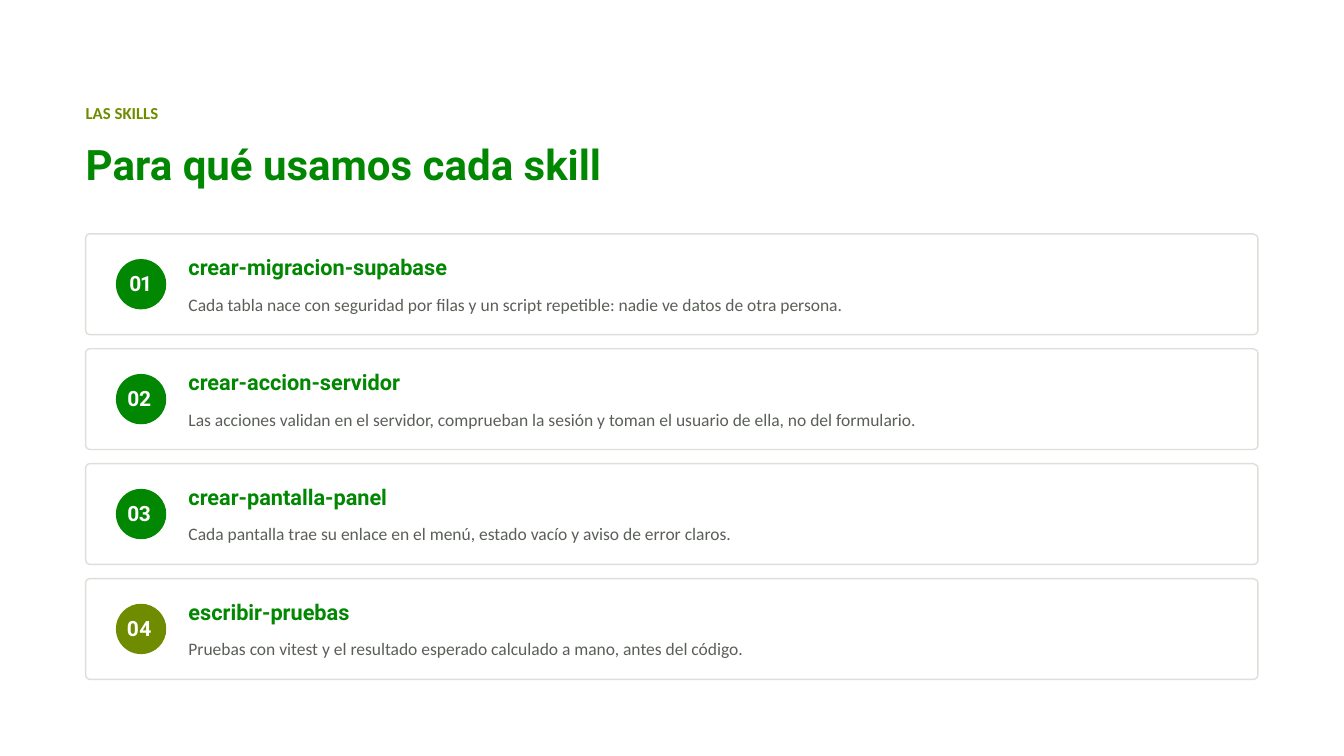
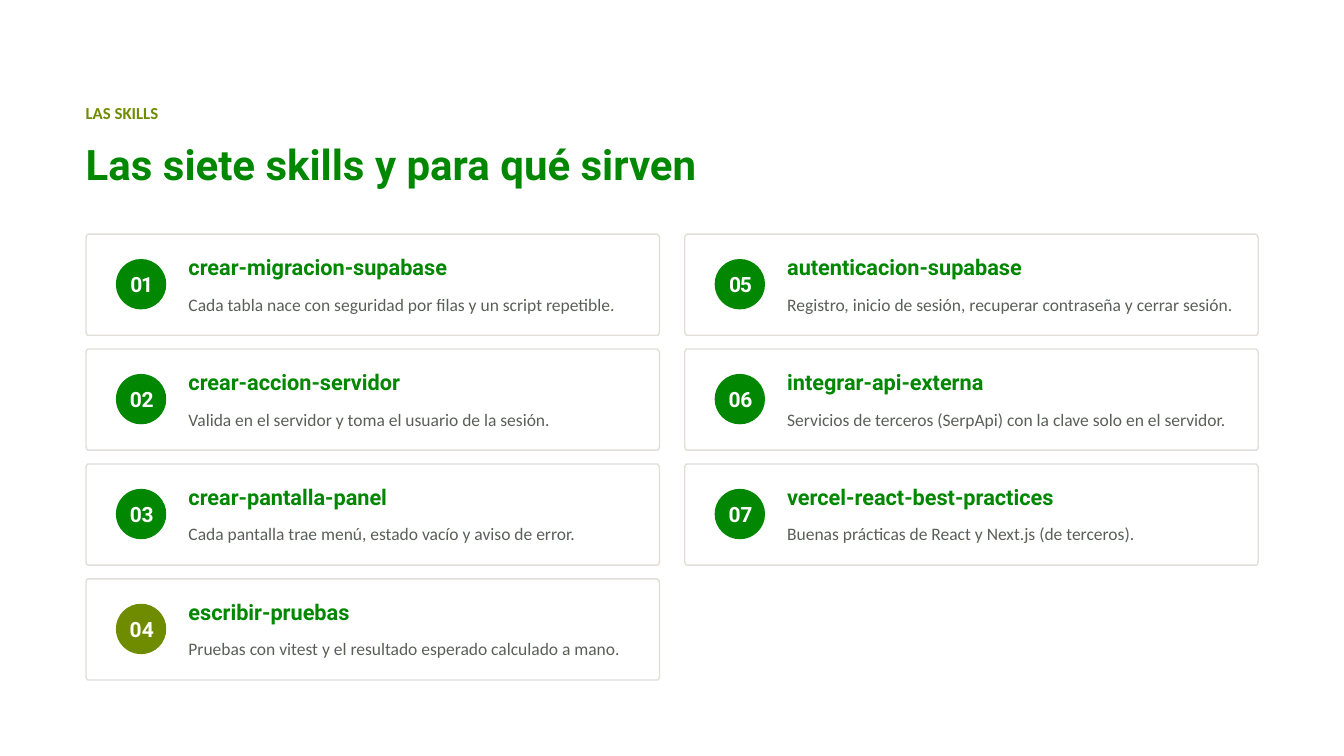
Before and after one commit to juandadevp/cuentasclaras, a slide deck: slide 7 of docs/Exposicion_Cuentas_Claras.pptx (slide 5 before the commit). Drawn at 1344x756 pixels with LibreOffice and Linux fonts; fonts in the diff are those of the drawing; background and template pictures are left out. Boxes give left, top, right and bottom in pixels: in the first picture for what was removed or moved away, otherwise in the second. Text is boxed around its words. In the diff, an @@ line names an element or a change of style, - is before the commit and + after.

```diff
--- a/docs/Exposicion_Cuentas_Claras.pptx
+++ b/docs/Exposicion_Cuentas_Claras.pptx
@@ title at [86,148,697,189]: text changed @@
-Para qué usamos cada skill
+Las siete skills y para qué sirven
@@ freeform shape: place and size @@
-freeform shape at [86,234,1258,335]
+freeform shape at [86,234,659,335]
@@ freeform shape added at [685,234,1258,335], fill #FFFFFF @@
@@ freeform shape added at [685,234,1258,335], outline #E1DED9 1 pt @@
@@ freeform shape added at [715,259,765,310], fill #018701 @@
@@ text added at [787,258,1232,314], 12.5 pt, text #5A5F58 @@
+autenticacion-supabase
+Registro, inicio de sesión, recuperar contraseña y cerrar sesión.
@@ text at [188,299,614,314]: text changed @@
-Cada tabla nace con seguridad por filas y un script repetible: nadie ve datos de otra persona.
+Cada tabla nace con seguridad por filas y un script repetible.
@@ text added at [729,277,752,293], 15 pt, text #FFFFFF, bold @@
+05
@@ freeform shape: place and size @@
-freeform shape at [86,349,1258,450]
+freeform shape at [86,349,659,450]
@@ freeform shape: place and size @@
-freeform shape at [86,349,1258,450]
+freeform shape at [86,349,659,450]
@@ freeform shape added at [685,349,1258,450], fill #FFFFFF @@
@@ freeform shape added at [685,349,1258,450], outline #E1DED9 1 pt @@
@@ freeform shape added at [715,374,765,424], fill #018701 @@
@@ text added at [787,374,1226,429], 12.5 pt, text #5A5F58 @@
+integrar-api-externa
+Servicios de terceros (SerpApi) con la clave solo en el servidor.
@@ text at [188,414,549,429]: text changed @@
-Las acciones validan en el servidor, comprueban la sesión y toman el usuario de ella, no del formulario.
+Valida en el servidor y toma el usuario de la sesión.
@@ text added at [729,392,753,408], 15 pt, text #FFFFFF, bold @@
+06
@@ freeform shape: place and size @@
-freeform shape at [86,464,1258,565]
+freeform shape at [86,464,659,565]
@@ freeform shape: place and size @@
-freeform shape at [86,464,1258,565]
+freeform shape at [86,464,659,565]
@@ freeform shape added at [685,464,1258,565], fill #FFFFFF @@
@@ freeform shape added at [685,464,1258,565], outline #E1DED9 1 pt @@
@@ alignment left to centre in 3 elements at [130,622,154,638], [130,392,154,408], [130,507,154,523] @@
@@ freeform shape added at [715,489,765,539], fill #018701 @@
@@ text added at [729,507,753,523], 15 pt, text #FFFFFF, bold @@
+07
@@ text added at [787,488,1134,543], 12.5 pt, text #5A5F58 @@
+vercel-react-best-practices
+Buenas prácticas de React y Next.js (de terceros).
@@ text at [188,528,575,543]: text changed @@
-Cada pantalla trae su enlace en el menú, estado vacío y aviso de error claros.
+Cada pantalla trae menú, estado vacío y aviso de error.
@@ freeform shape: place and size @@
-freeform shape at [86,579,1258,680]
+freeform shape at [86,579,659,680]
@@ freeform shape: place and size @@
-freeform shape at [86,579,1258,680]
+freeform shape at [86,579,659,680]
@@ text added at [715,615,765,643], 15 pt, text #FFFFFF, bold @@
+i
@@ text at [188,643,619,658]: text changed @@
-Pruebas con vitest y el resultado esperado calculado a mano, antes del código.
+Pruebas con vitest y el resultado esperado calculado a mano.
```
Also in this commit, not shown: 8 other slides changed, 6 slides added, 2 slides removed.
